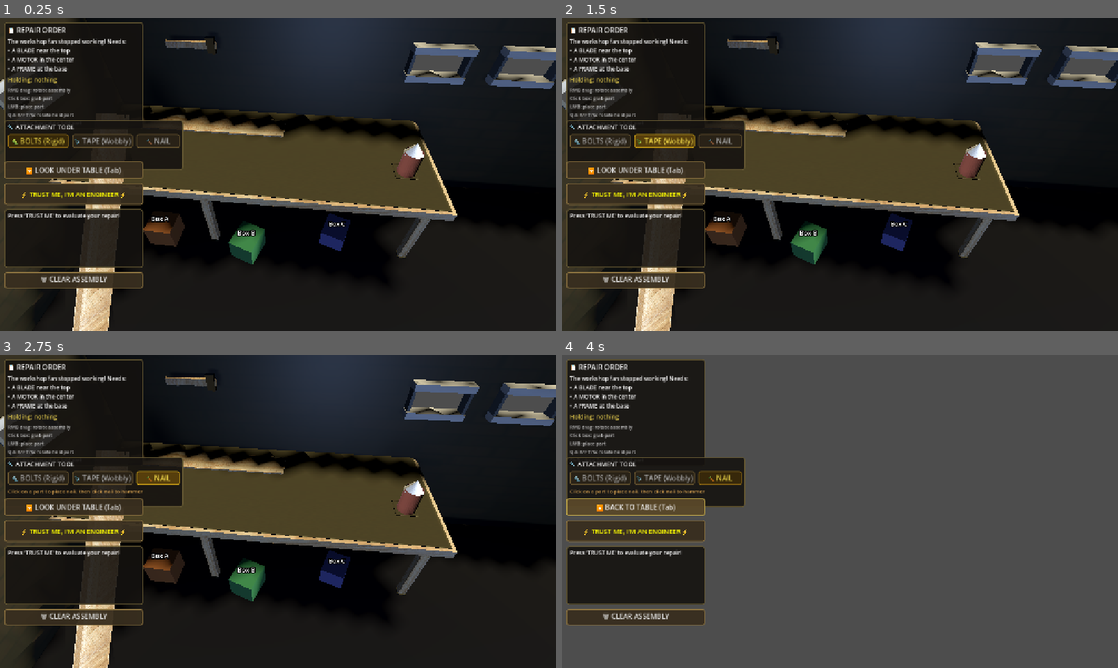
Above: before the commit, frames 1-4 (two rows, left to right).
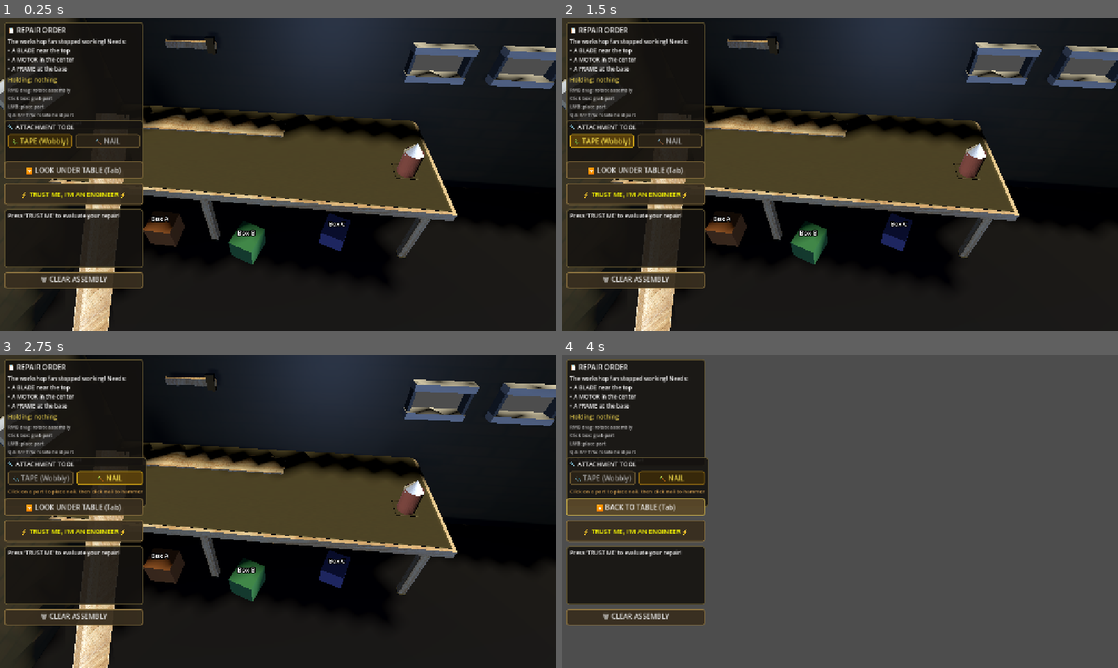
Above: after the commit, the same moments.

Repository: Eg0Ri4/slavik_repairer_simulator
Game: Godot game, scene res://scenes/Main.tscn
Two runs of this game, one before a commit and one after it. Both use one fixed random seed, a clock stepped at 60 frames per second and the inputs below.
Inputs (mouse positions are in pixels of both pictures, inside the frame that each line leads up to):
- Up to frame 1 (0.25 s): no input
- Up to frame 2 (1.5 s): click (600, 140) at 0.5 s, where only the run before the commit has a clickable "🔩 BOLTS (Rigid)"; click "📎 TAPE (Wobbly)" at 1.25 s
- Up to frame 3 (2.75 s): click "🔨 NAIL" at 2 s
- Up to frame 4 (4 s): click "🔨 NAIL" at 2.75 s; click "🔽 LOOK UNDER TABLE (Tab)" at 3.5 s

The runs differ from the first frame. In frame 1, 1.4% of the frame differs, in the area x 2-33%, y 32-49%; in frame 2, 2.1%, in the area x 1-33%, y 32-49%; in frame 3, 1.6%; in frame 4, 1.5%.

Commit message:
fixed nails

Diff:
--- a/scripts/GameState.gd
+++ b/scripts/GameState.gd
@@ -1,8 +1,8 @@
 ## GameState - Autoload singleton for global game state
 extends Node
 
-## Current tool: "bolts", "tape", or "nail"
-var active_tool: String = "bolts"
+## Current tool: "tape" or "nail"
+var active_tool: String = "tape"
 
 ## The part currently being held/dragged
 var held_part: RigidBody3D = null
--- a/scripts/Main.gd
+++ b/scripts/Main.gd
@@ -17,7 +17,6 @@
 # UI references
 var ui_layer: CanvasLayer
 var tool_tape_btn: Button
-var tool_bolts_btn: Button
 var tool_nail_btn: Button
 var trust_me_btn: Button
 var result_label: Label
@@ -84,6 +83,7 @@
 	nail_tool.nail_placed.connect(_on_nail_placed)
 	nail_tool.nail_strike_performed.connect(_on_nail_strike)
 	nail_tool.nail_fully_driven.connect(_on_nail_driven)
+	nail_tool.nail_placement_blocked.connect(_on_nail_placement_blocked)
 
 func _build_ui() -> void:
 	ui_layer = CanvasLayer.new()
@@ -148,11 +148,6 @@
 	var tool_hbox := HBoxContainer.new()
 	tool_hbox.add_theme_constant_override("separation", 8)
 	tool_vbox.add_child(tool_hbox)
-
-	tool_bolts_btn = _make_button("🔩 BOLTS (Rigid)", Vector2.ZERO, Vector2(140, 32))
-	tool_bolts_btn.size_flags_horizontal = Control.SIZE_EXPAND_FILL
-	tool_bolts_btn.pressed.connect(_on_bolts_pressed)
-	tool_hbox.add_child(tool_bolts_btn)
 
 	tool_tape_btn = _make_button("📎 TAPE (Wobbly)", Vector2.ZERO, Vector2(140, 32))
 	tool_tape_btn.size_flags_horizontal = Control.SIZE_EXPAND_FILL
@@ -383,10 +378,6 @@
 	if cc and cc.has_method("toggle_view"):
 		cc.toggle_view()
 
-func _on_bolts_pressed() -> void:
-	GameState.set_active_tool("bolts")
-	_update_tool_buttons()
-
 func _on_tape_pressed() -> void:
 	GameState.set_active_tool("tape")
 	_update_tool_buttons()
@@ -396,12 +387,11 @@
 	_update_tool_buttons()
 
 func _update_tool_buttons() -> void:
-	if tool_bolts_btn == null or tool_tape_btn == null or tool_nail_btn == null:
+	if tool_tape_btn == null or tool_nail_btn == null:
 		return
 	var active := GameState.active_tool
 	var active_color := Color(1.0, 0.9, 0.3)
 	var inactive_color := Color(0.75, 0.75, 0.75)
-	tool_bolts_btn.modulate = active_color if active == "bolts" else inactive_color
 	tool_tape_btn.modulate  = active_color if active == "tape"  else inactive_color
 	tool_nail_btn.modulate  = active_color if active == "nail"  else inactive_color
 
@@ -487,6 +477,10 @@
 	if nail_status_label:
 		nail_status_label.text = "✅ Nail fastened! Place another or switch tools."
 
+func _on_nail_placement_blocked(reason: String) -> void:
+	if nail_status_label:
+		nail_status_label.text = "⚠️ %s" % reason
+
 # ── GameState signal handlers ─────────────────────────────────────────────────
 func _on_camera_state_changed(new_state: String) -> void:
 	if view_toggle_btn == null:
--- a/scripts/Nail.gd
+++ b/scripts/Nail.gd
@@ -110,11 +110,6 @@
 	# Create a PinJoint3D between the two bodies (if both exist)
 	if _surface_body and _top_body:
 		_create_joint()
-
-	# Disable the head area so it can't be struck again
-	if _head_area:
-		_head_area.set_deferred("monitoring", false)
-		_head_area.set_deferred("monitorable", false)
 
 	nail_fastened.emit()
 
--- a/scripts/NailTool.gd
+++ b/scripts/NailTool.gd
@@ -19,6 +19,8 @@
 signal nail_strike_performed(progress: float)
 ## Emitted when a nail is fully driven.
 signal nail_fully_driven(nail: Nail)
+## Emitted when nail placement is blocked.
+signal nail_placement_blocked(reason: String)
 
 # ── State ────────────────────────────────────────────────────────────────────
 ## Reference to the assembly pivot (set by Main.gd on setup).
@@ -58,7 +60,10 @@
 	# ── Step 1: Check if we clicked an existing nail head ────────────────
 	var nail_hit = _raycast_for_nail(origin, direction, space)
 	if nail_hit:
-		_strike_nail(nail_hit)
+		if not nail_hit.is_fastened():
+			_strike_nail(nail_hit)
+		else:
+			nail_placement_blocked.emit("Nail is already fully driven!")
 		return true
 
 	# ── Step 2: Check if we clicked a placed part surface ────────────────
@@ -95,6 +100,11 @@
 		return
 	var surface_part := hit_collider as JunkPart
 	if not surface_part.is_placed:
+		return
+
+	# Check if another nail is already placed too close to this spot
+	if _is_nail_too_close(hit_point):
+		nail_placement_blocked.emit("Too close to another nail!")
 		return
 
 	# Create the nail
@@ -155,7 +165,7 @@
 	if result and result.collider is Area3D:
 		var area := result.collider as Area3D
 		var parent := area.get_parent()
-		if parent is Nail and not (parent as Nail).is_fastened():
+		if parent is Nail:
 			return parent as Nail
 
 	return null
@@ -194,3 +204,24 @@
 	if nearest and nearest_dist < 0.5:
 		return nearest
 	return null
+
+
+func _is_nail_too_close(hit_point: Vector3, min_distance: float = 0.03) -> bool:
+	var nodes_to_check: Array[Node] = []
+	if assembly_pivot:
+		nodes_to_check = assembly_pivot.get_children()
+	elif get_tree() and get_tree().current_scene:
+		nodes_to_check = get_tree().current_scene.get_children()
+
+	for child in nodes_to_check:
+		if child is Nail:
+			var nail_node := child as Nail
+			# Calculate the nail's entry point on the surface
+			var nail_basis_y: Vector3 = nail_node.global_basis.y.normalized()
+			var remaining_depth: float = nail_node.target_depth * (1.0 - nail_node.get_progress())
+			var entry_point: Vector3 = nail_node.global_position - nail_basis_y * remaining_depth
+
+			if entry_point.distance_to(hit_point) < min_distance:
+				return true
+
+	return false
